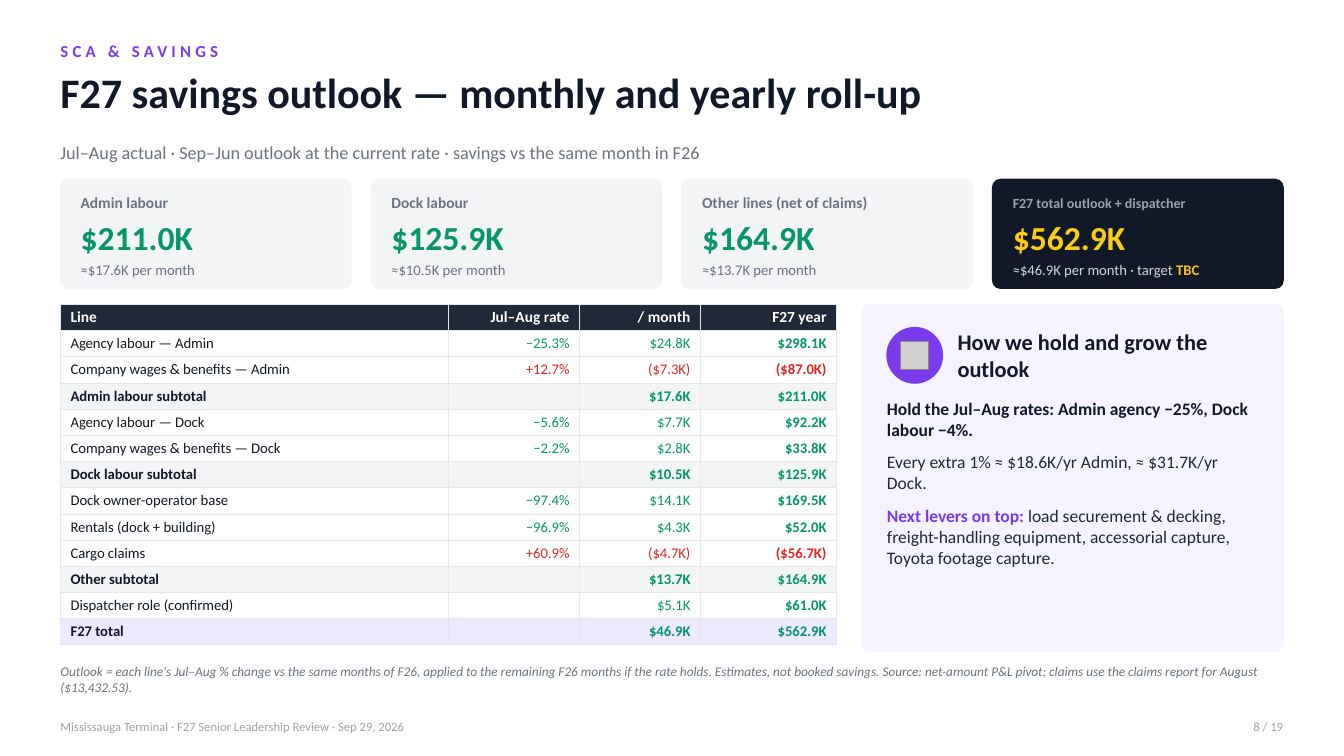
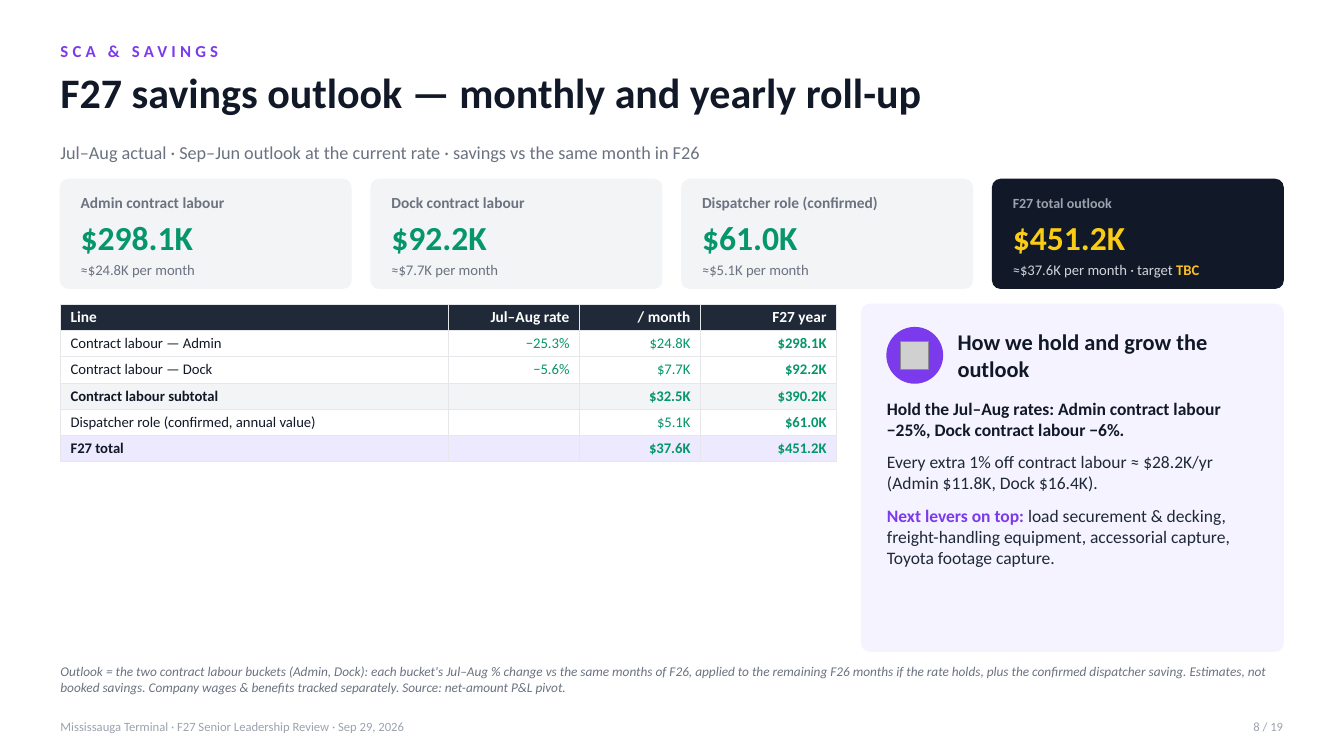
Before and after one commit to FuoriclasseX/mississauga-terminal-f26-cost-transformation-dashboard, a slide deck: slide 8 of presentation/Mississauga_F27_Leadership_Review_Sep29.pptx. Drawn at 1344x756 pixels with LibreOffice and Linux fonts; fonts in the diff are those of the drawing; grey boxes stand for pictures. Boxes give left, top, right and bottom in pixels: in the first picture for what was removed or moved away, otherwise in the second. Text is boxed around its words. In the diff, an @@ line names an element or a change of style, - is before the commit and + after.

```diff
--- a/presentation/Mississauga_F27_Leadership_Review_Sep29.pptx
+++ b/presentation/Mississauga_F27_Leadership_Review_Sep29.pptx
@@ text at (81, 197, 225, 208): text changed @@
-Admin labour
+Admin contract labour
@@ text at (391, 197, 525, 208): text changed @@
-Dock labour
+Dock contract labour
@@ text at (702, 197, 878, 211): text changed @@
-Other lines (net of claims)
+Dispatcher role (confirmed)
@@ text at (1013, 198, 1112, 208): text changed @@
-F27 total outlook + dispatcher
+F27 total outlook
@@ text at (81, 227, 193, 254): text changed @@
-$211.0K
+$298.1K
@@ text at (391, 228, 486, 254): text changed @@
-$125.9K
+$92.2K
@@ text at (702, 227, 797, 254): text changed @@
-$164.9K
+$61.0K
@@ text at (1013, 228, 1125, 254): text changed @@
-$562.9K
+$451.2K
@@ text at (81, 265, 194, 278): text changed @@
-≈$17.6K per month
+≈$24.8K per month
@@ text at (391, 265, 498, 277): text changed @@
-≈$10.5K per month
+≈$7.7K per month
@@ text at (702, 265, 808, 278): text changed @@
-≈$13.7K per month
+≈$5.1K per month
@@ text at (1013, 265, 1199, 278): text changed @@
-≈$46.9K per month · target TBC
+≈$37.6K per month · target TBC
@@ table at (60, 304, 837, 459) @@
-row 2: Agency labour — Admin | −25.3% | $24.8K | $298.1K
-row 3: Company wages & benefits — Admin | +12.7% | ($7.3K) | ($87.0K)
-row 4: Admin labour subtotal |  | $17.6K | $211.0K
-row 5: Agency labour — Dock | −5.6% | $7.7K | $92.2K
-row 6: Company wages & benefits — Dock | −2.2% | $2.8K | $33.8K
-row 7: Dock labour subtotal |  | $10.5K | $125.9K
-row 8: Dock owner-operator base | −97.4% | $14.1K | $169.5K
-row 9: Rentals (dock + building) | −96.9% | $4.3K | $52.0K
-row 10: Cargo claims | +60.9% | ($4.7K) | ($56.7K)
-row 11: Other subtotal |  | $13.7K | $164.9K
-row 12: Dispatcher role (confirmed) |  | $5.1K | $61.0K
-row 13: F27 total |  | $46.9K | $562.9K
+row 2: Contract labour — Admin | −25.3% | $24.8K | $298.1K
+row 3: Contract labour — Dock | −5.6% | $7.7K | $92.2K
+row 4: Contract labour subtotal |  | $32.5K | $390.2K
+row 5: Dispatcher role (confirmed, annual value) |  | $5.1K | $61.0K
+row 6: F27 total |  | $37.6K | $451.2K
@@ text at (887, 402, 1220, 492): text changed @@
-Hold the Jul–Aug rates: Admin agency −25%, Dock labour −4%.
-Every extra 1% ≈ $18.6K/yr Admin, ≈ $31.7K/yr Dock.
+Hold the Jul–Aug rates: Admin contract labour −25%, Dock contract labour −6%.
+Every extra 1% off contract labour ≈ $28.2K/yr (Admin $11.8K, Dock $16.4K).
@@ text at (60, 666, 1266, 694): text changed @@
-Outlook = each line's Jul–Aug % change vs the same months of F26, applied to the remaining F26 months if the rate holds. Estimates, not booked savings. Source: net-amount P&L pivot; claims use the claims report for August ($13,432.53).
+Outlook = the two contract labour buckets (Admin, Dock): each bucket's Jul–Aug % change vs the same months of F26, applied to the remaining F26 months if the rate holds, plus the confirmed dispatcher saving. Estimates, not booked savings. Company wages & benefits tracked separately. Source: net-amount P&L pivot.
```
Also in this commit, not shown: 1 other slide changed, 2 other files.
